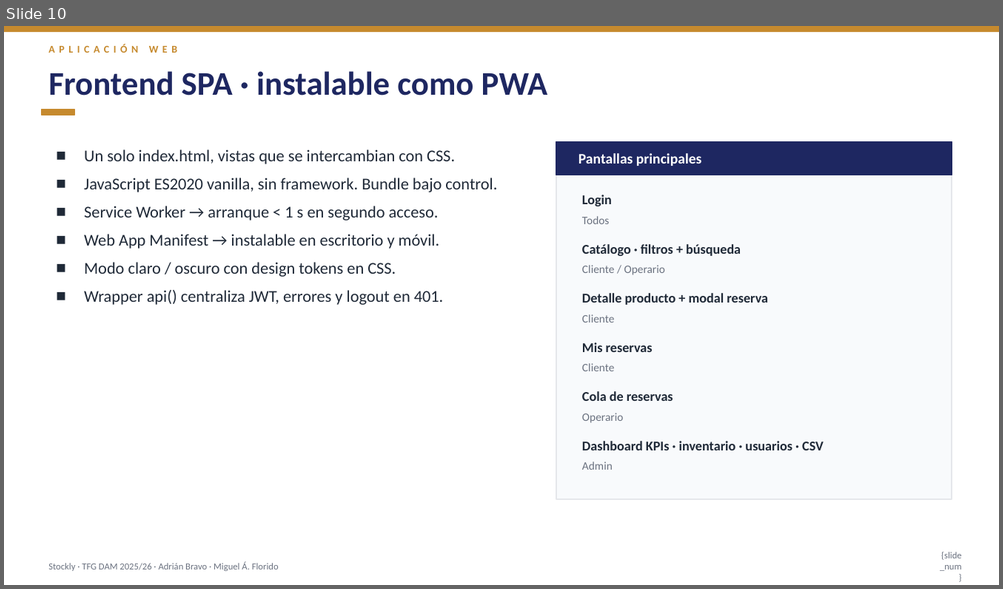
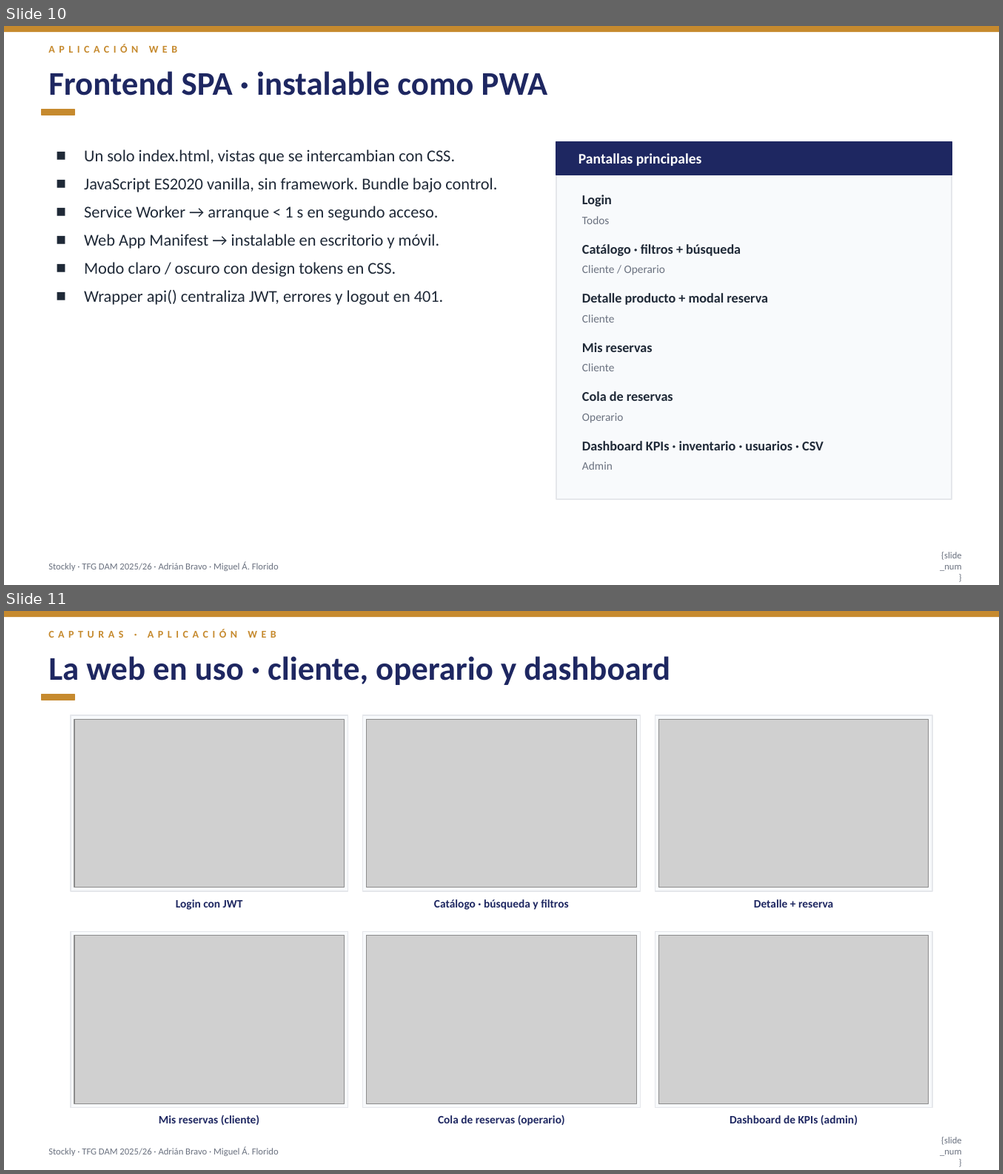
Before and after one commit to Husslesnake/TFGDAM, a slide deck: docs/defensa-stockly.pptx. Shown one above the other, each under a label of ours: slide 10 before the commit, slides 10 and 11 after it. The pictures are 1003x589 and 1003x1174 pixels, drawn with LibreOffice and Linux fonts; fonts in the diff are those of the drawing; grey boxes stand for pictures. Boxes give left, top, right and bottom in pixels: in the first picture for what was removed or moved away, otherwise in the second. Text is boxed around its words. In the diff, an @@ line names an element or a change of style, - is before the commit and + after.

```diff
--- a/docs/defensa-stockly.pptx
+++ b/docs/defensa-stockly.pptx
@@ slide 11 added at <box>4,611,999,1170</box>, background #FFFFFF; not listed: 3 template elements that a slide beside it also shows @@
@@ text added at <box>48,629,276,638</box>, 10 pt, text #C68A2E, bold @@
+CAPTURAS · APLICACIÓN WEB
@@ text added at <box>48,656,670,685</box>, 32 pt, text #1E2761, bold @@
+La web en uso · cliente, operario y dashboard
@@ rectangle added at <box>41,695,75,700</box>, fill #C68A2E, outline #C68A2E 1 pt @@
@@ rectangle added at <box>71,715,348,891</box>, fill #F8FAFC, outline #E5E7EB 1 pt @@
@@ picture added at <box>74,719,344,888</box> @@
@@ rectangle added at <box>363,715,640,891</box>, fill #F8FAFC, outline #E5E7EB 1 pt @@
@@ picture added at <box>367,719,637,888</box> @@
@@ rectangle added at <box>654,715,932,891</box>, fill #F8FAFC, outline #E5E7EB 1 pt @@
@@ picture added at <box>658,719,928,888</box> @@
@@ text added at <box>176,900,243,910</box>, 11 pt, text #1E2761, bold @@
+Login con JWT
@@ text added at <box>434,900,568,910</box>, 11 pt, text #1E2761, bold @@
+Catálogo · búsqueda y filtros
@@ text added at <box>754,900,833,908</box>, 11 pt, text #1E2761, bold @@
+Detalle + reserva
@@ rectangle added at <box>71,932,348,1108</box>, fill #F8FAFC, outline #E5E7EB 1 pt @@
@@ picture added at <box>74,936,344,1104</box> @@
@@ rectangle added at <box>363,932,640,1108</box>, fill #F8FAFC, outline #E5E7EB 1 pt @@
@@ picture added at <box>367,936,637,1104</box> @@
@@ rectangle added at <box>654,932,932,1108</box>, fill #F8FAFC, outline #E5E7EB 1 pt @@
@@ picture added at <box>658,936,928,1104</box> @@
@@ text added at <box>159,1116,259,1125</box>, 11 pt, text #1E2761, bold @@
+Mis reservas (cliente)
@@ text added at <box>438,1115,565,1126</box>, 11 pt, text #1E2761, bold @@
+Cola de reservas (operario)
@@ text added at <box>729,1116,857,1125</box>, 11 pt, text #1E2761, bold @@
+Dashboard de KPIs (admin)
```
Also in this commit, not shown: 1 other slide added, 5 other files.
